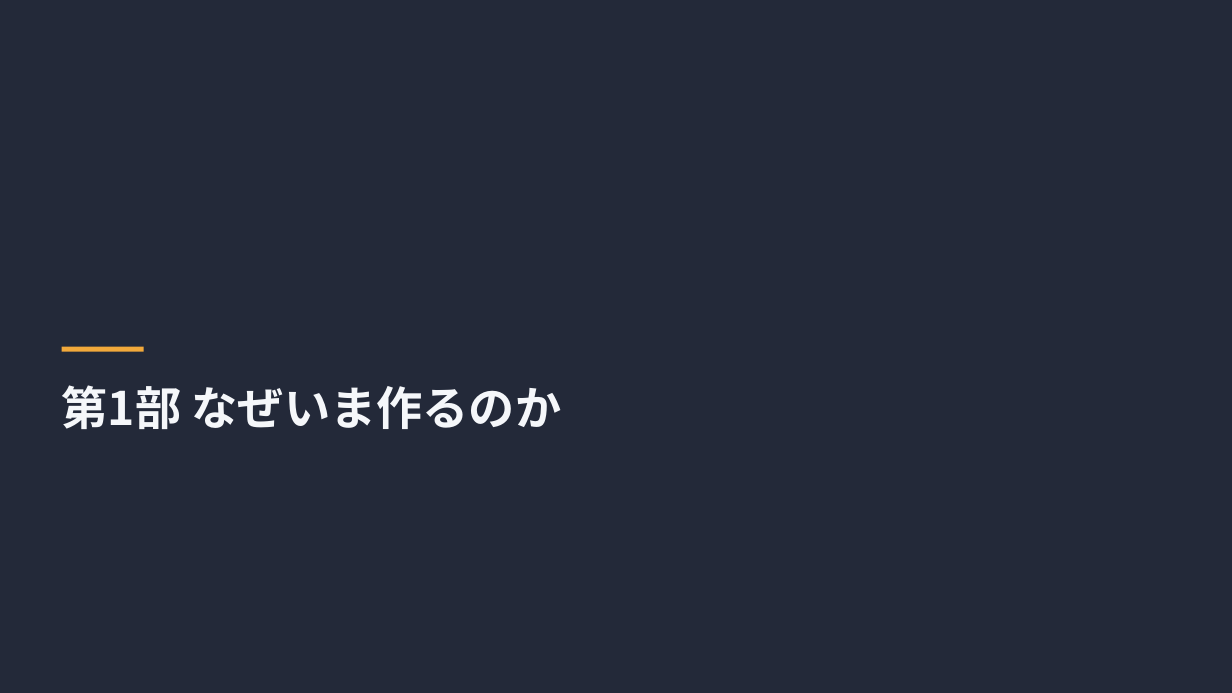
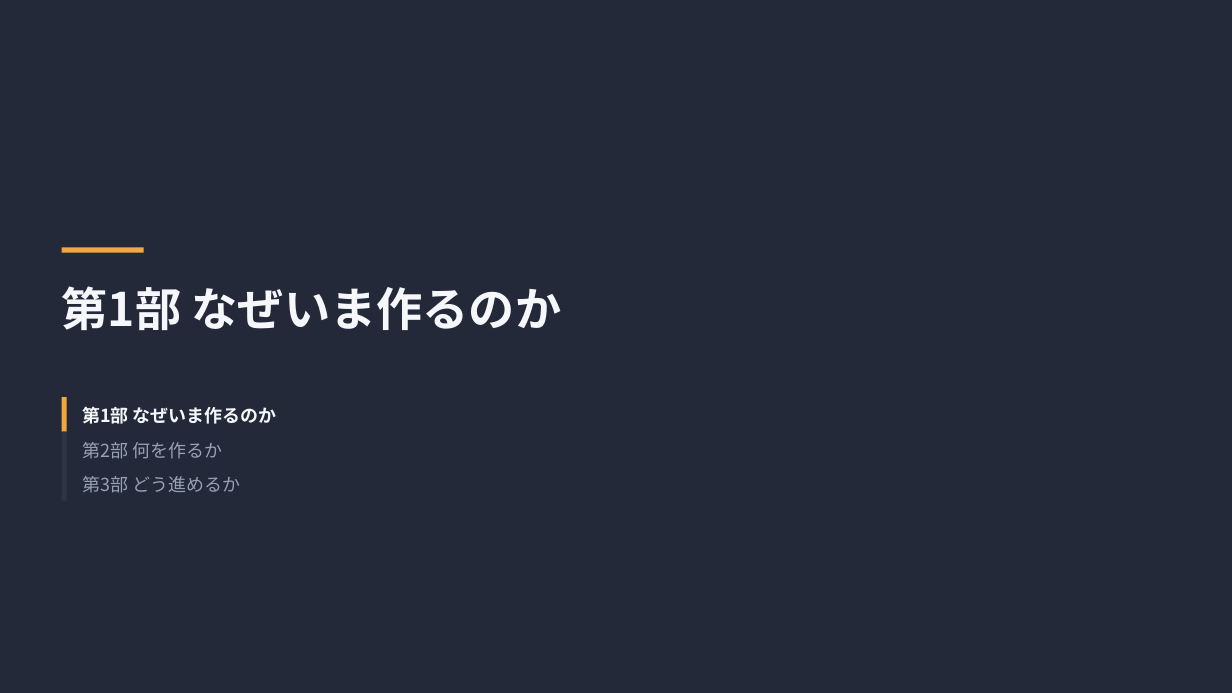
Before and after one commit to tjst-t/boxloom, a slide deck: slide 3 of boxloom/out/subsystems_showcase_dark.pptx. Drawn at 1232x693 pixels with LibreOffice and Linux fonts; fonts in the diff are those of the drawing. Boxes give left, top, right and bottom in pixels: in the first picture for what was removed or moved away, otherwise in the second. Text is boxed around its words. In the diff, an @@ line names an element or a change of style, - is before the commit and + after.

```diff
--- a/boxloom/out/subsystems_showcase_dark.pptx
+++ b/boxloom/out/subsystems_showcase_dark.pptx
@@ rectangle: place and size @@
-rectangle at (62, 347, 144, 352)
+rectangle at (62, 248, 144, 253)
@@ title "第1部 なぜいま作るのか": place and size @@
-title "第1部 なぜいま作るのか" at (62, 385, 562, 429)
+title "第1部 なぜいま作るのか" at (62, 286, 562, 330)
@@ rectangle added at (62, 397, 67, 432), fill #F2A93B @@
@@ text added at (82, 406, 277, 424), 14 pt, text #F5F7FA, bold @@
+第1部 なぜいま作るのか
@@ rectangle added at (62, 432, 67, 466), fill #2E3444 @@
@@ text added at (82, 442, 222, 459), 14 pt, text #97A1B3 @@
+第2部 何を作るか
@@ text added at (82, 476, 240, 493), 14 pt, text #97A1B3 @@
+第3部 どう進めるか
```
Also in this commit, not shown: 2 other slides changed, 12 other files.
